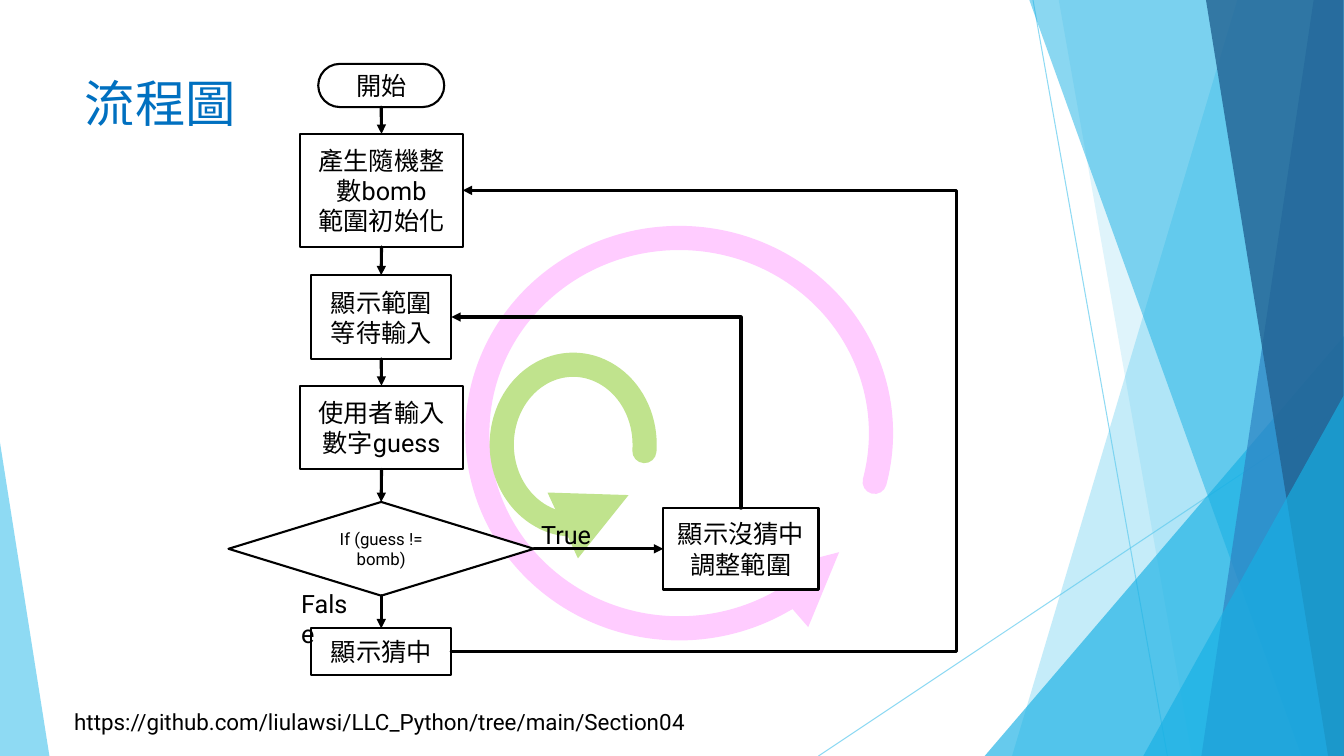
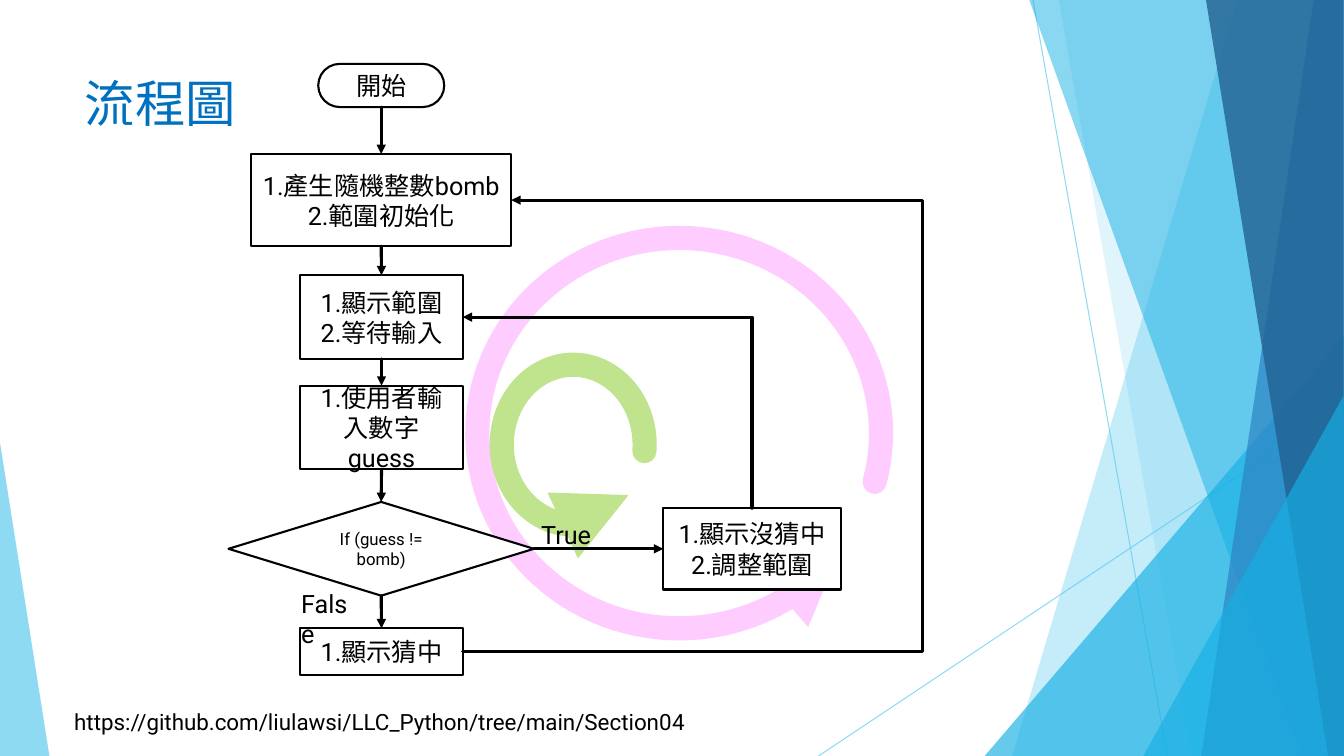
Before and after one commit to liulawsi/My_PPTs, a slide deck: slide 37 of LCC/Python/04_迴圈大法.pptx. Drawn at 1344x756 pixels with LibreOffice and Linux fonts; fonts in the diff are those of the drawing; background and template pictures are left out. Boxes give left, top, right and bottom in pixels: in the first picture for what was removed or moved away, otherwise in the second. Text is boxed around its words. In the diff, an @@ line names an element or a change of style, - is before the commit and + after.

Commit message:
2021/03/04

```diff
--- a/LCC/Python/04_迴圈大法.pptx
+++ b/LCC/Python/04_迴圈大法.pptx
@@ arrow moved from (381, 107) - (382, 134) to (381, 107) - (381, 154) @@
@@ rectangle "1.產生隨機整數bomb": place and size @@
-rectangle "1.產生隨機整數bomb" at bbox=[300, 134, 463, 247]
+rectangle "1.產生隨機整數bomb" at bbox=[251, 154, 511, 246]
@@ text in rectangle at bbox=[263, 173, 500, 227]: text changed @@
-產生隨機整數bomb
-範圍初始化
+1.產生隨機整數bomb
+2.範圍初始化
@@ elbow arrow moved from (452, 651) - (463, 191) to (463, 651) - (511, 201) @@
@@ rectangle "1.顯示範圍": place and size @@
-rectangle "1.顯示範圍" at bbox=[312, 275, 452, 359]
+rectangle "1.顯示範圍" at bbox=[300, 275, 463, 359]
@@ text in rectangle at bbox=[321, 290, 443, 344]: text changed @@
-顯示範圍等待輸入
+1.顯示範圍
+2.等待輸入
@@ elbow arrow moved from (741, 508) - (452, 318) to (752, 508) - (463, 318) @@
@@ text in rectangle at bbox=[321, 384, 443, 473]: text changed @@
-使用者輸入數字guess
+1.使用者輸入數字guess
@@ rectangle "1.顯示沒猜中": place and size @@
-rectangle "1.顯示沒猜中" at bbox=[663, 508, 819, 590]
+rectangle "1.顯示沒猜中" at bbox=[663, 508, 841, 590]
@@ text in rectangle at bbox=[679, 521, 826, 576]: text changed @@
-顯示沒猜中
-調整範圍
+1.顯示沒猜中
+2.調整範圍
@@ rectangle "1.顯示猜中": place and size @@
-rectangle "1.顯示猜中" at bbox=[312, 628, 452, 675]
+rectangle "1.顯示猜中" at bbox=[300, 628, 463, 675]
@@ text in rectangle at bbox=[321, 639, 443, 663]: text changed @@
-顯示猜中
+1.顯示猜中
```
Also in this commit, not shown: 1 other slide changed.
